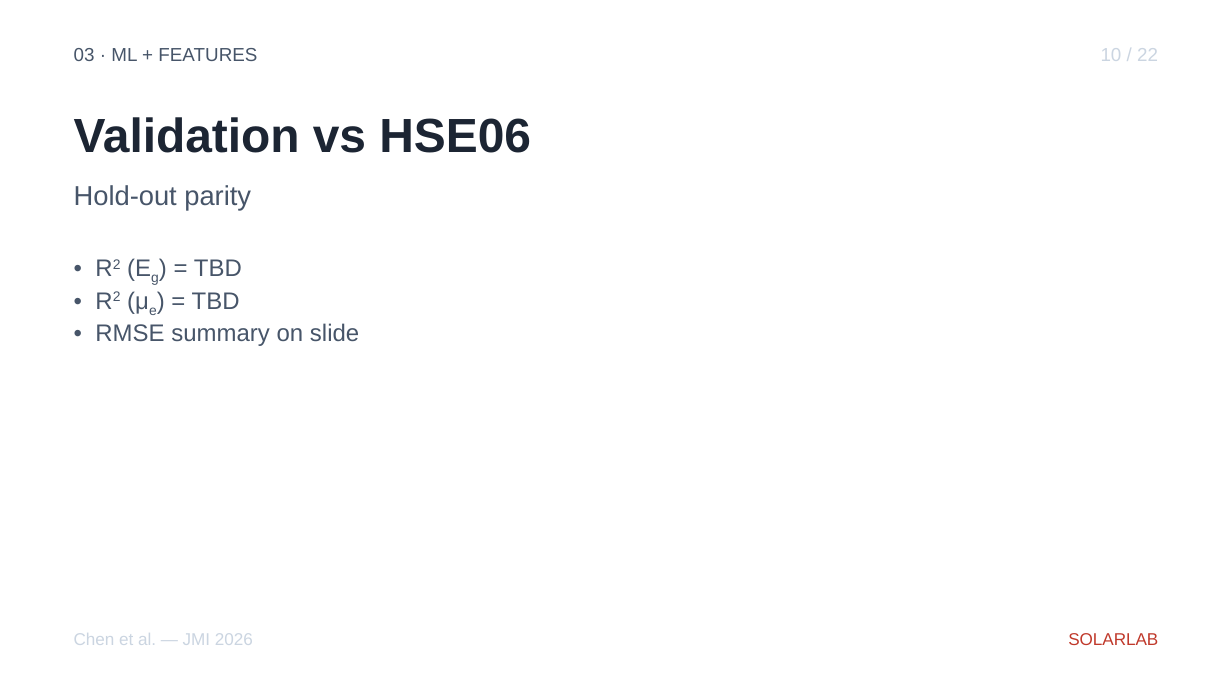
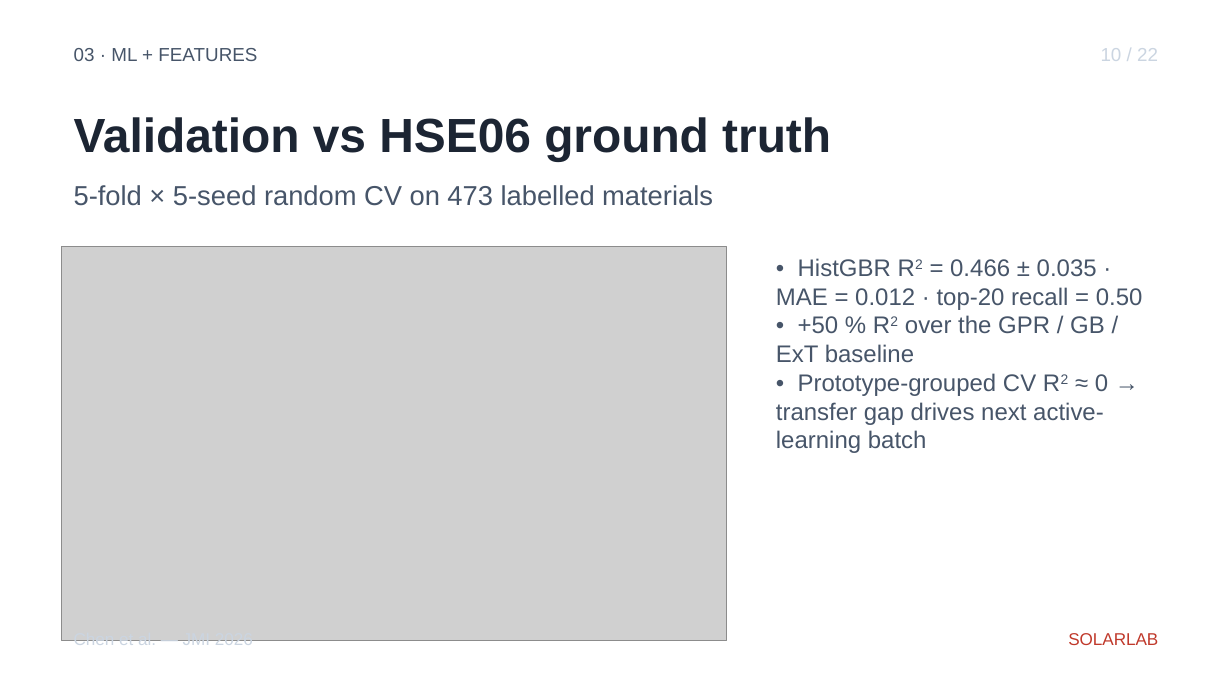
Before and after one commit to ShaneLogic/SolarLab, a slide deck: slide 13 of presentations/jmi-2026/output/jmi-2026.pptx. Drawn at 1232x693 pixels with LibreOffice and Linux fonts; fonts in the diff are those of the drawing; grey boxes stand for pictures. Boxes give left, top, right and bottom in pixels: in the first picture for what was removed or moved away, otherwise in the second. Text is boxed around its words. In the diff, an @@ line names an element or a change of style, - is before the commit and + after.

Commit message:
feat(jmi-ppt): refresh deck with real DFT/ML data from PV-Materials-Screening
Pulls real screening results, candidate properties, ML metrics, and figure
assets from /PhD/PV-Materials-Screening/3rd JMI Conference and rebuilds
the deck end-to-end. Copy.yaml replaces every R1–R4 placeholder with
ground-truth content from the technical doc.

Pipeline funnel filled in: >10⁵ MP/OQMD → 647 DFT-screened → 473
ML-ready → 41 PV-promising (y > 0.05) → 14 action list (y > 0.10).

ML metrics filled in: HistGBR + log1p target, 5-fold × 5-seed random
CV → R² = 0.466 ± 0.035, MAE = 0.012, top-20 recall = 0.50, +50 % R²
over the GPR / GB / ExT baseline. Prototype-grouped CV R² ≈ 0
flags the active-learning transfer gap.

Top-2 hits with all four PV descriptors:
  Hit #1 Se₁₆Sn₈Zr₄ (AB₂C₄, Pnma): E_g 1.12 eV, m 0.43, ε 19.5,
                                    E_b 7 meV, PV score 0.487
  Hit #2 Cs₂Sb₆Se₂   (ABC₃, C2/m): E_g 1.28 eV, m 0.81, ε 12.6,
                                    E_b 56 meV, PV score 0.298

Imports 7 figures into figures/output/ (gitignored — but the rebuilt
.pptx embeds them as bytes, so the committed deck is self-contained).
README documents the import workflow.

Funnel-arc title updated: "High-throughput DFT and small-sample ML
for chalcogenide PV absorber discovery, with device-scale validation".

Audit: 28 slides, 49 sub + 14 sup runs, no _/^ leaks.

Constraint: Source figures live in sibling project tree, gitignored
on import; deck binary (committed) embeds them so the artifact is
reproducible without the sibling tree
Confidence: high — every number traceable to PV_Screening_Technical_Documentation.docx
Scope-risk: narrow — copy + figure import + rebuild; no logic changes
Directive: Re-run the import block in README whenever the source
figures update; rerun build_deck.py + audit_typography.py after any
copy.yaml edit
Not-tested: Stability / phonon DOS data (R4) — not in source docs;
s12 reused for the population funnel instead

```diff
--- a/presentations/jmi-2026/output/jmi-2026.pptx
+++ b/presentations/jmi-2026/output/jmi-2026.pptx
@@ text at (74,117,831,161): text changed @@
-Validation vs HSE06
+Validation vs HSE06 ground truth
@@ text at (74,185,713,206): text changed @@
-Hold-out parity
+5-fold × 5-seed random CV on 473 labelled materials
@@ picture added at (62,246,727,641) @@
@@ text removed at (95,259,359,346) @@
-• R2 (Eg) = TBD
-• R2 (μe) = TBD
-• RMSE summary on slide
@@ text added at (776,258,1143,453), 14 pt, text #475569 @@
+• HistGBR R2 = 0.466 ± 0.035 · MAE = 0.012 · top-20 recall = 0.50
+• +50 % R2 over the GPR / GB / ExT baseline
+• Prototype-grouped CV R2 ≈ 0 → transfer gap drives next active-learning batch
```
Also in this commit, not shown: 20 other slides changed, 1 slide added, 1 slide removed, 2 other files.
